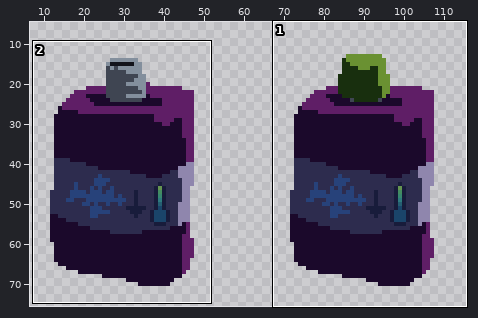
Sprite sheet: ice-cream-roguelite/assets/truck/coolant_bottle.png. The first picture is a wide view before the edit; the outline marks the close-up.
Close-up. The starting point:
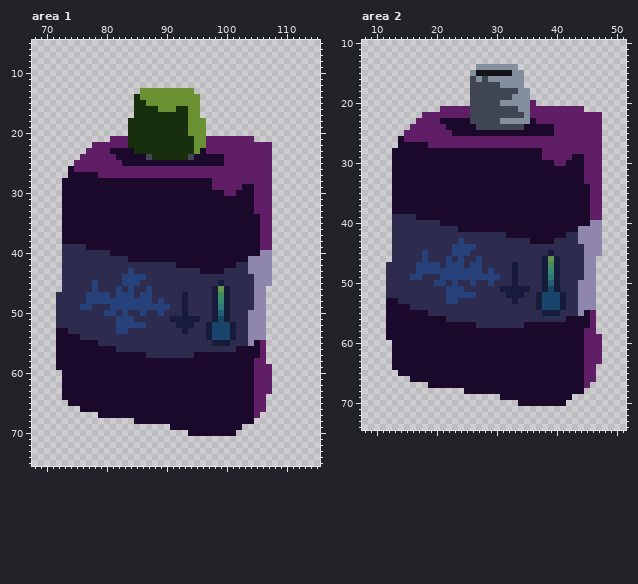
The file is 120x76 pixels. Shown: area 1: x 68..115, y 5..75; area 2: x 8..51, y 10..74. The wide view leaves out empty margins.
The result:
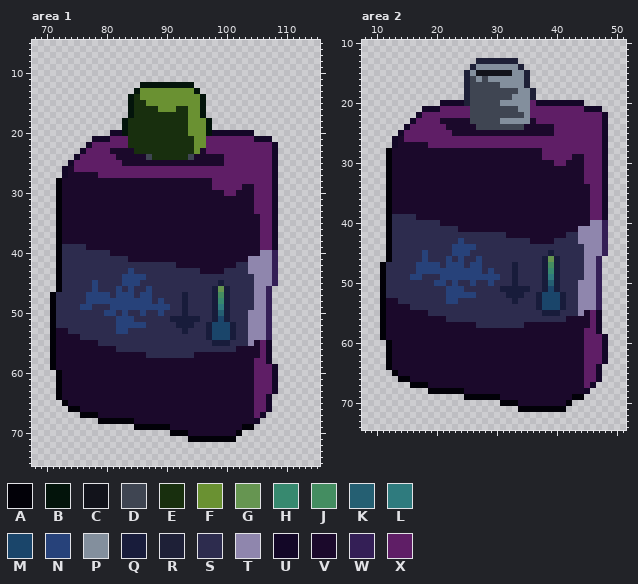
Palette (. is transparent): A #020108  B #03140b  C #12131b  D #3f4552  E #182f0e  F #6a9132  G #669551  H #37896f  J #448d61  K #255f72  L #2f7b7e  M #1a456a  N #27427a  P #838f9d  Q #181c3b  R #1e2037  S #2d2c4e  T #8f86ad  U #130727  V #1b092b  W #341f56  X #5f1e66
The exact change:
Changed rows in their new state; - is an unchanged pixel.
Area 1:
first column x 71:
12 ---------------BBBBBBBBB--------------
13 --------------B---------B-------------
14 -------------B-----------B------------
15 -------------B-----------B------------
16 -------------B-----------B------------
17 -------------B-----------B------------
18 ------------B-------------B-----------
19 ------------B-------------B-----------
20 ----------UUB-------------BUUUUUUU----
21 -------UUU------------------------UUU-
22 ------U------------------------------U
23 -----U-------------------------------U
24 ----U--------------------------------U
25 ---U---------------------------------U
26 --U----------------------------------U
27 --U----------------------------------U
28 -A-----------------------------------U
29 -A-----------------------------------U
30 -A-----------------------------------U
31 -A-----------------------------------U
32 -A-----------------------------------U
33 -A-----------------------------------U
34 -A-----------------------------------U
35 -A-----------------------------------U
36 -A-----------------------------------U
37 -A-----------------------------------U
38 -A-----------------------------------U
39 -A-----------------------------------U
40 -A-----------------------------------W
41 -A-----------------------------------W
42 -A-----------------------------------W
43 -A-----------------------------------W
44 -A-----------------------------------W
45 -A-----------------------------------W
46 -A----------------------------------W-
47 A-----------------------------------W-
48 A-----------------------------------W-
49 A-----------------------------------W-
50 A-----------------------------------W-
51 A-----------------------------------W-
52 A-----------------------------------W-
53 A-----------------------------------W-
54 A-----------------------------------W-
55 A-----------------------------------U-
56 A-----------------------------------U-
57 A-----------------------------------U-
58 A-----------------------------------U-
59 A------------------------------------U
60 -A-----------------------------------U
61 -A-----------------------------------U
62 -A-----------------------------------U
63 -A-----------------------------------U
64 -A----------------------------------U-
65 --A---------------------------------U-
66 ---AA-------------------------------U-
67 -----AAA---------------------------U--
68 --------AAAAAA--------------------U---
69 --------------AAAAAA------------AA----
70 --------------------AAA--------A------
71 -----------------------AAAAAAAA-------
Area 2:
first column x 11:
13 ----------------RRRRRRR---------------
14 ---------------R-------R--------------
15 --------------R---------R-------------
16 --------------R---------R-------------
17 --------------R---------R-------------
18 --------------R----------R------------
19 --------------R----------R------------
20 ----------UUUUR-----------UUUUUUUU----
21 -------UUU------------------------UUU-
22 ------U------------------------------U
23 -----U-------------------------------U
24 ----U--------------------------------U
25 ---U---------------------------------U
26 --U----------------------------------U
27 --U----------------------------------U
28 -A-----------------------------------U
29 -A-----------------------------------U
30 -A-----------------------------------U
31 -A-----------------------------------U
32 -A-----------------------------------U
33 -A-----------------------------------U
34 -A-----------------------------------U
35 -A-----------------------------------U
36 -A-----------------------------------U
37 -A-----------------------------------U
38 -A-----------------------------------U
39 -A-----------------------------------U
40 -A-----------------------------------W
41 -A-----------------------------------W
42 -A-----------------------------------W
43 -A-----------------------------------W
44 -A-----------------------------------W
45 -A-----------------------------------W
46 -A----------------------------------W-
47 A-----------------------------------W-
48 A-----------------------------------W-
49 A-----------------------------------W-
50 A-----------------------------------W-
51 A-----------------------------------W-
52 A-----------------------------------W-
53 A-----------------------------------W-
54 A-----------------------------------W-
55 A-----------------------------------U-
56 A-----------------------------------U-
57 A-----------------------------------U-
58 A-----------------------------------U-
59 A------------------------------------U
60 -A-----------------------------------U
61 -A-----------------------------------U
62 -A-----------------------------------U
63 -A-----------------------------------U
64 -A----------------------------------U-
65 --A---------------------------------U-
66 ---AA-------------------------------U-
67 -----AAA---------------------------U--
68 --------AAAAAA--------------------U---
69 --------------AAAAAA------------AA----
70 --------------------AAA--------A------
71 -----------------------AAAAAAAA-------
Where, in picture pixels (left, top, right, bottom), the same in both close-ups:
added: (50, 82, 278, 442)
added: (380, 58, 608, 412)
